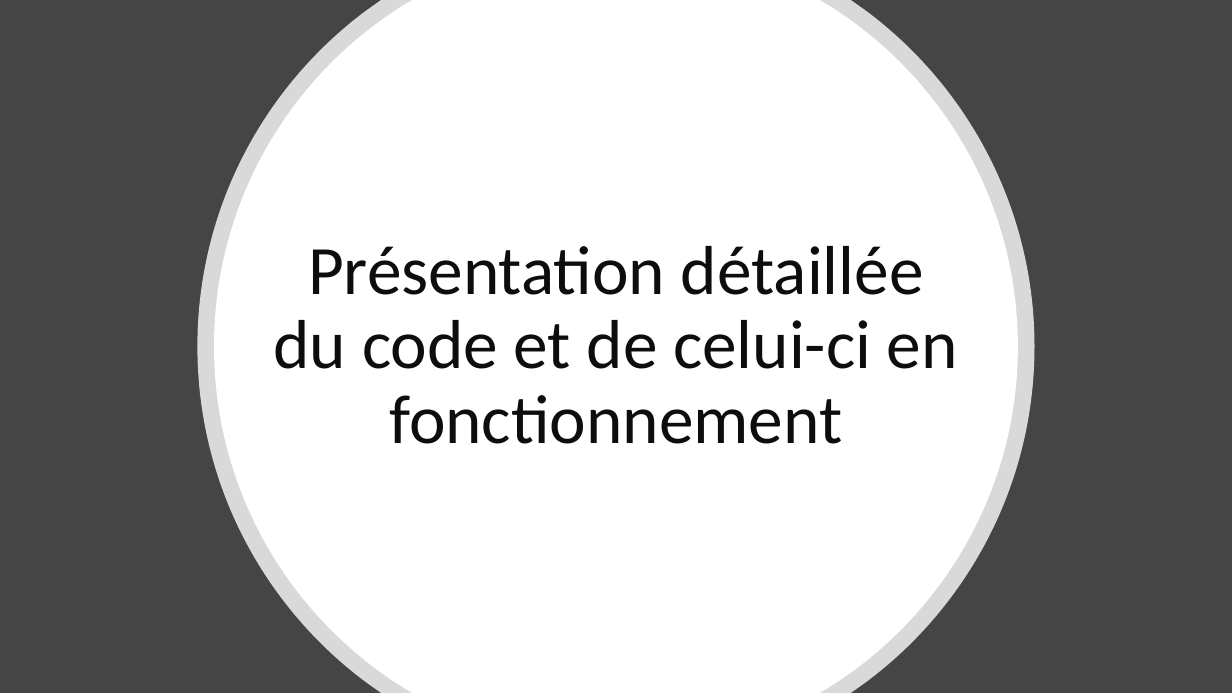
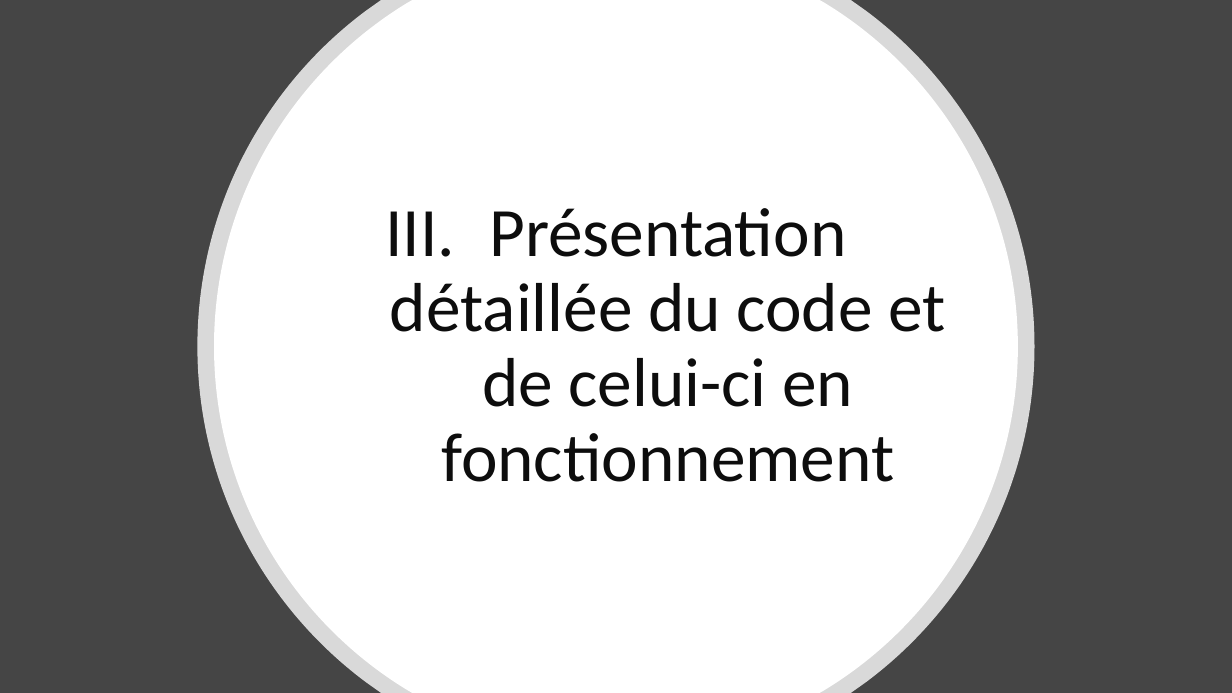
Before and after one commit to yoan8306/P4-Instagrid, a slide deck: slide 6 of p4_soussand_yoan/Présentation1.pptx (slide 5 before the commit). Drawn at 1232x693 pixels with LibreOffice and Linux fonts; fonts in the diff are those of the drawing. Boxes give left, top, right and bottom in pixels: in the first picture for what was removed or moved away, otherwise in the second. Text is boxed around its words. In the diff, an @@ line names an element or a change of style, - is before the commit and + after.

```diff
--- a/p4_soussand_yoan/Présentation1.pptx
+++ b/p4_soussand_yoan/Présentation1.pptx
@@ text "Présentation détaillée du code et ..." at [390, 208, 945, 482]: bullet none to I. @@
```
Also in this commit, not shown: 2 other slides changed, 1 slide added, 11 other files.
